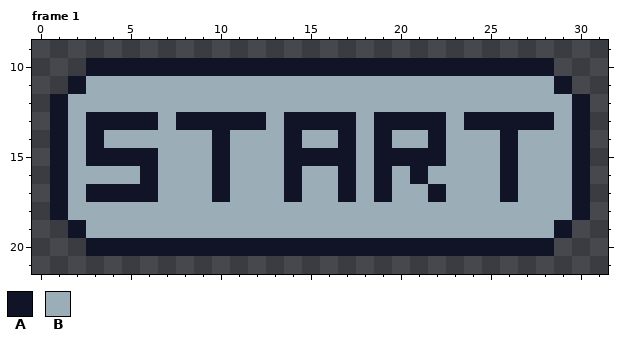
Edited in one commit: pixel-art file (resources/art/creditos.aseprite). That is the earlier state.
32x32 pixels, 3 frames. Shown: frame 1: x 0..31, y 9..21. The commit also changed other frames, which this record leaves out.
Palette (. is transparent): A #111426  B #9badb7
Pixels before, frame 1, first column x 1:
10 ..AAAAAAAAAAAAAAAAAAAAAAAAAA..
11 .ABBBBBBBBBBBBBBBBBBBBBBBBBBA.
12 ABBBBBBBBBBBBBBBBBBBBBBBBBBBBA
13 ABAAAABAAAAABAAAABAAAABAAAAABA
14 ABABBBBBBABBBABBABABBABBBABBBA
15 ABAAAABBBABBBAAAABAAAABBBABBBA
16 ABBBBABBBABBBABBABABABBBBABBBA
17 ABAAAABBBABBBABBABABBABBBABBBA
18 ABBBBBBBBBBBBBBBBBBBBBBBBBBBBA
19 .ABBBBBBBBBBBBBBBBBBBBBBBBBBA.
20 ..AAAAAAAAAAAAAAAAAAAAAAAAAA..
New version:
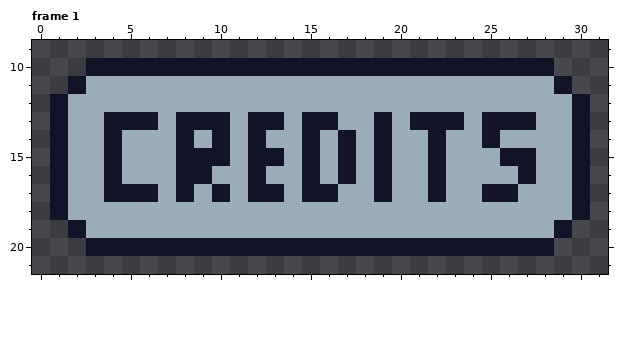
What changed:
Changed rows in their new state; - is an unchanged pixel.
Frame 1:
first column x 3:
13 B-------B-AB--B--B--AB---B
14 BA---A---A-BA---------AB--
15 B-BB-AA--AAB-B---BB-----A-
16 -A-B-AAB-A-BA-----BA---BA-
17 B----A---AABAAB-------A---
